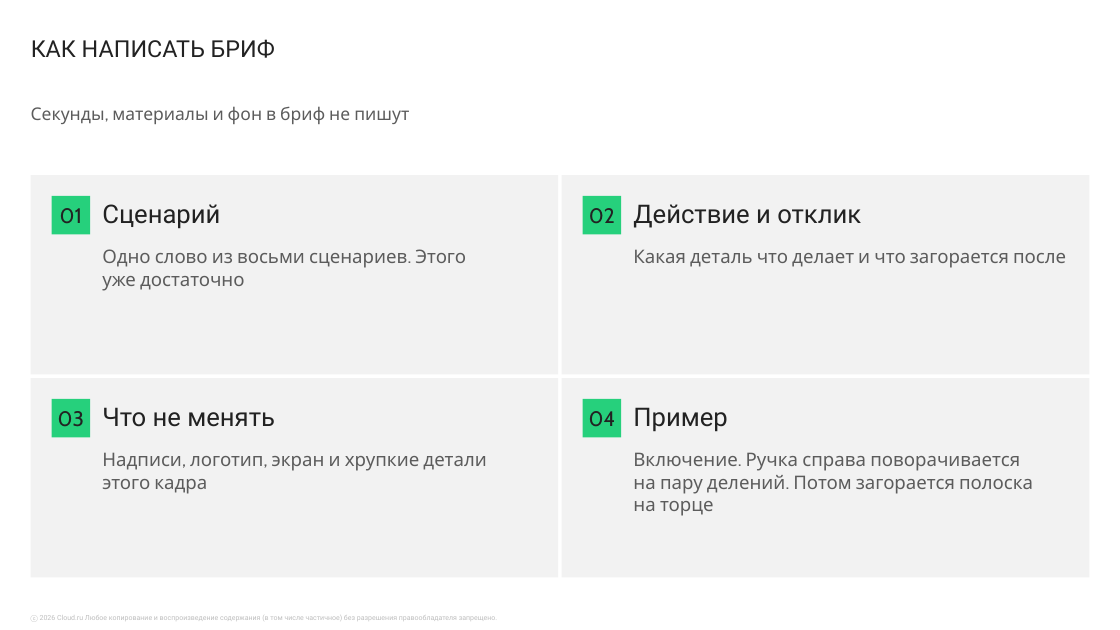
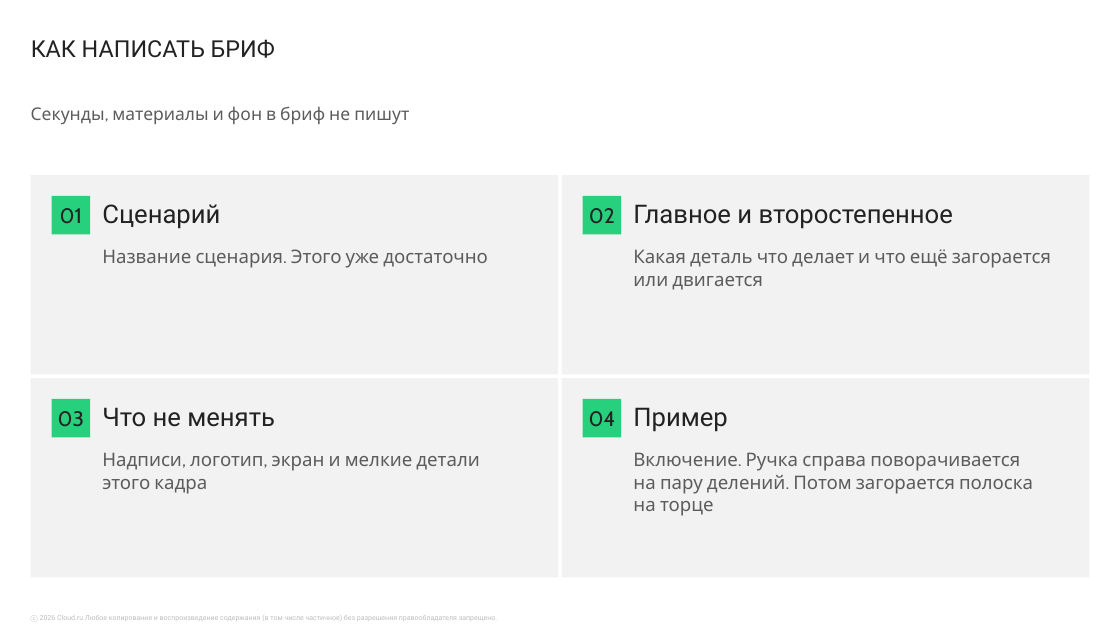
Before and after one commit to m4ks4/Principles-of-animating-corporate-imagery, a slide deck: slide 7 of Как работать с системными файлами.pptx (slide 6 before the commit). Drawn at 1120x630 pixels with LibreOffice and Linux fonts; fonts in the diff are those of the drawing; background and template pictures are left out. Boxes give left, top, right and bottom in pixels: in the first picture for what was removed or moved away, otherwise in the second. Text is boxed around its words. In the diff, an @@ line names an element or a change of style, - is before the commit and + after.

```diff
--- a/Как работать с системными файлами.pptx
+++ b/Как работать с системными файлами.pptx
@@ text at [633, 204, 953, 229]: text changed @@
-Действие и отклик
+Главное и второстепенное
@@ text at [102, 249, 488, 268]: text changed @@
-Одно слово из восьми сценариев. Этого уже достаточно
+Название сценария. Этого уже достаточно
@@ text at [633, 249, 1051, 290]: text changed @@
-Какая деталь что делает и что загорается после
+Какая деталь что делает и что ещё загорается или двигается
@@ text at [102, 452, 479, 494]: text changed @@
-Надписи, логотип, экран и хрупкие детали этого кадра
+Надписи, логотип, экран и мелкие детали этого кадра
```
Also in this commit, not shown: 3 other slides changed, 1 slide added, 8 other files.
